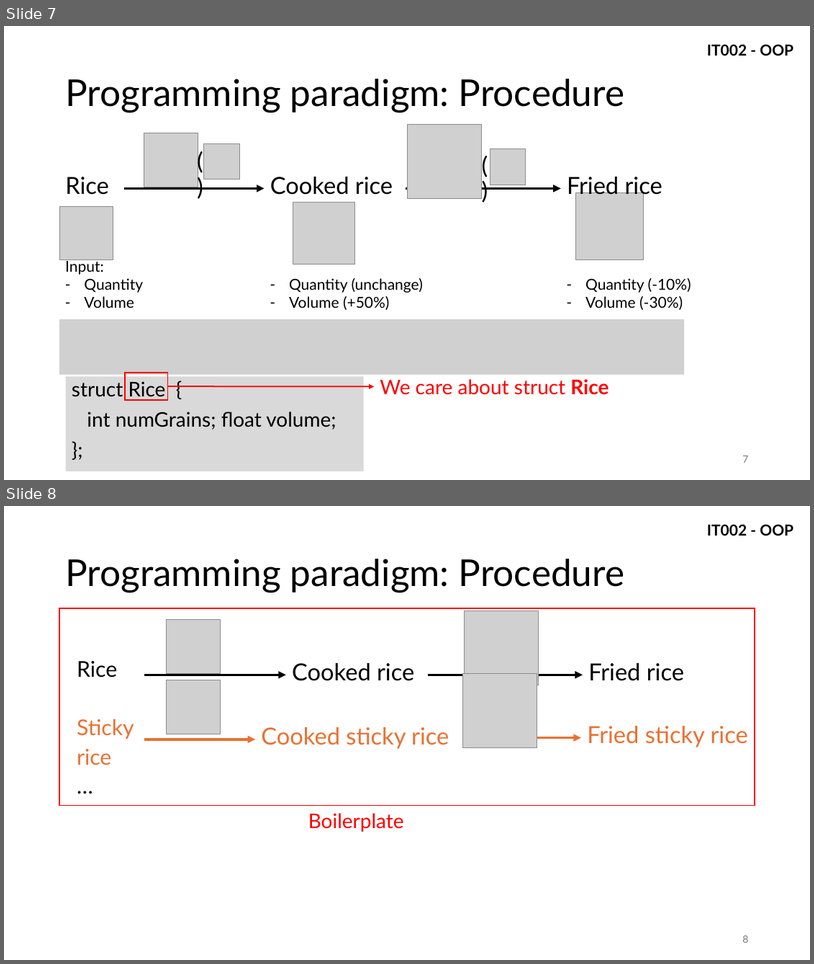
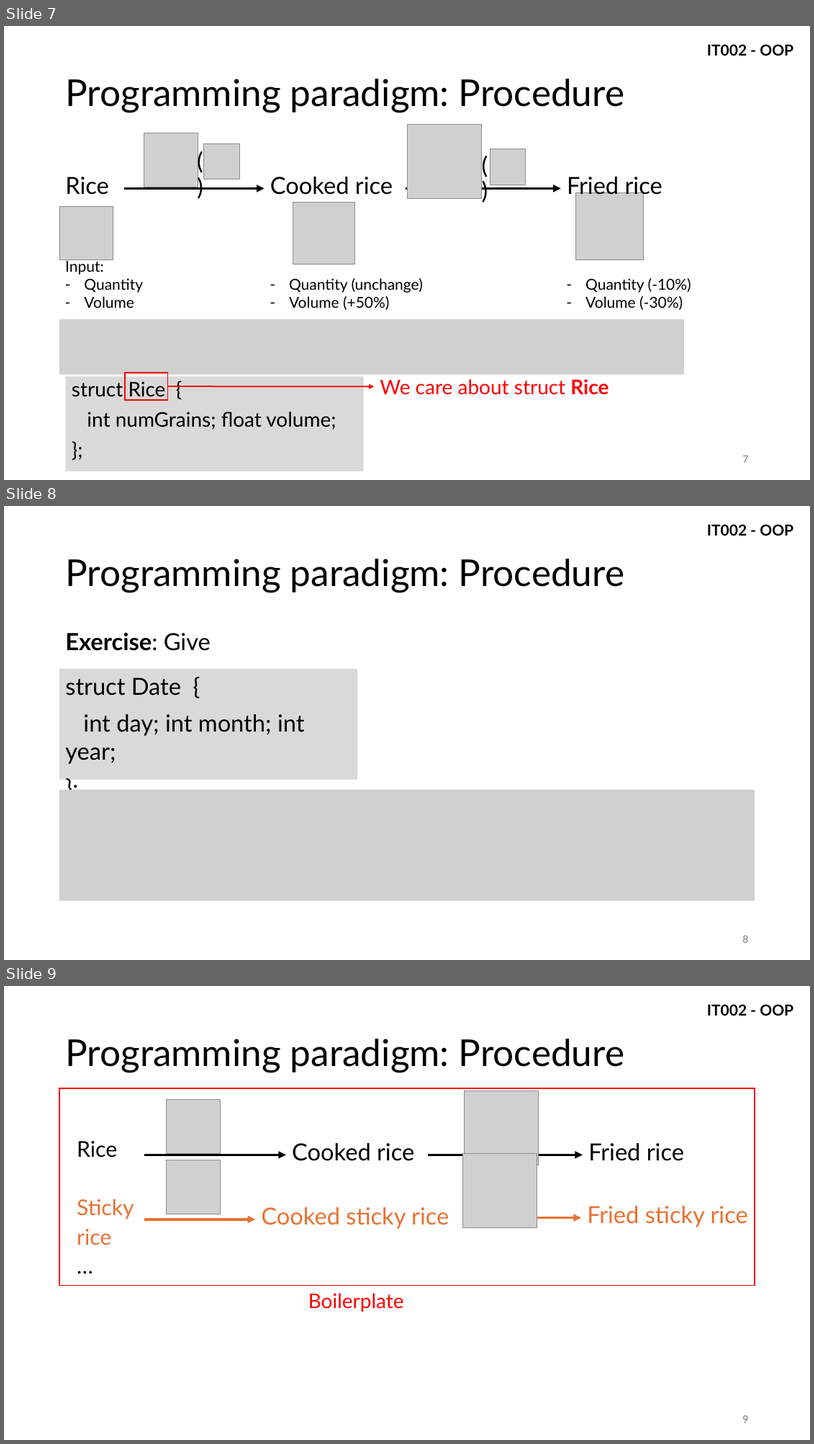
Before and after one commit to vutuanhai237/CourseMaterialsUIT, a slide deck: IT002-OOP/Slide lý thuyết/1. IntroOOP.pptx. Shown one above the other, each under a label of ours: slides 7 and 8 before the commit, slides 7, 8 and 9 after it. The pictures are 814x964 and 814x1444 pixels, drawn with LibreOffice and Linux fonts; fonts in the diff are those of the drawing; grey boxes stand for pictures. Boxes give left, top, right and bottom in pixels: in the first picture for what was removed or moved away, otherwise in the second. Text is boxed around its words. In the diff, an @@ line names an element or a change of style, - is before the commit and + after.

```diff
--- a/IT002-OOP/Slide lý thuyết/1. IntroOOP.pptx
+++ b/IT002-OOP/Slide lý thuyết/1. IntroOOP.pptx
@@ slide 8 added at (4,506,810,960), background #FFFFFF; not listed: 1 template element that a slide beside it also shows @@
@@ title added at (65,559,625,592), 44 pt, text #000000 @@
+Programming paradigm: Procedure
@@ text added at (65,632,211,651), 28 pt, text #000000, bold @@
+Exercise: Give
@@ rectangle added at (59,669,358,780), fill #D9D9D9, 28 pt, text #000000 @@
+struct Date {
+int day; int month; int year;
+};
@@ picture added at (59,790,756,901) @@
@@ page number added at (743,935,748,942), 12 pt, text #797979 @@
+8
@@ what was slide 8 is now slide 9 @@
@@ page number at (743,1415,748,1422): text changed @@
-8
+9
```
Also in this commit, not shown: 3 slides changed, 10 other slides added, 3 other files.
